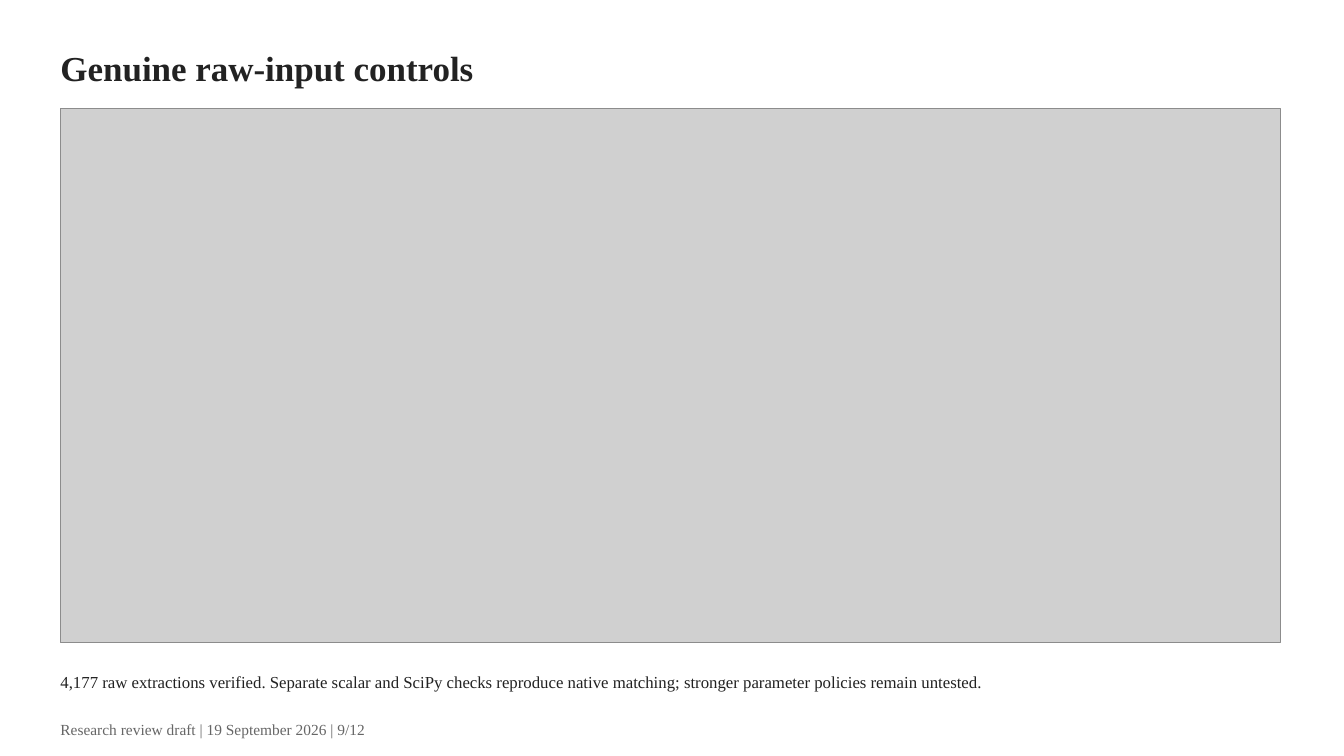
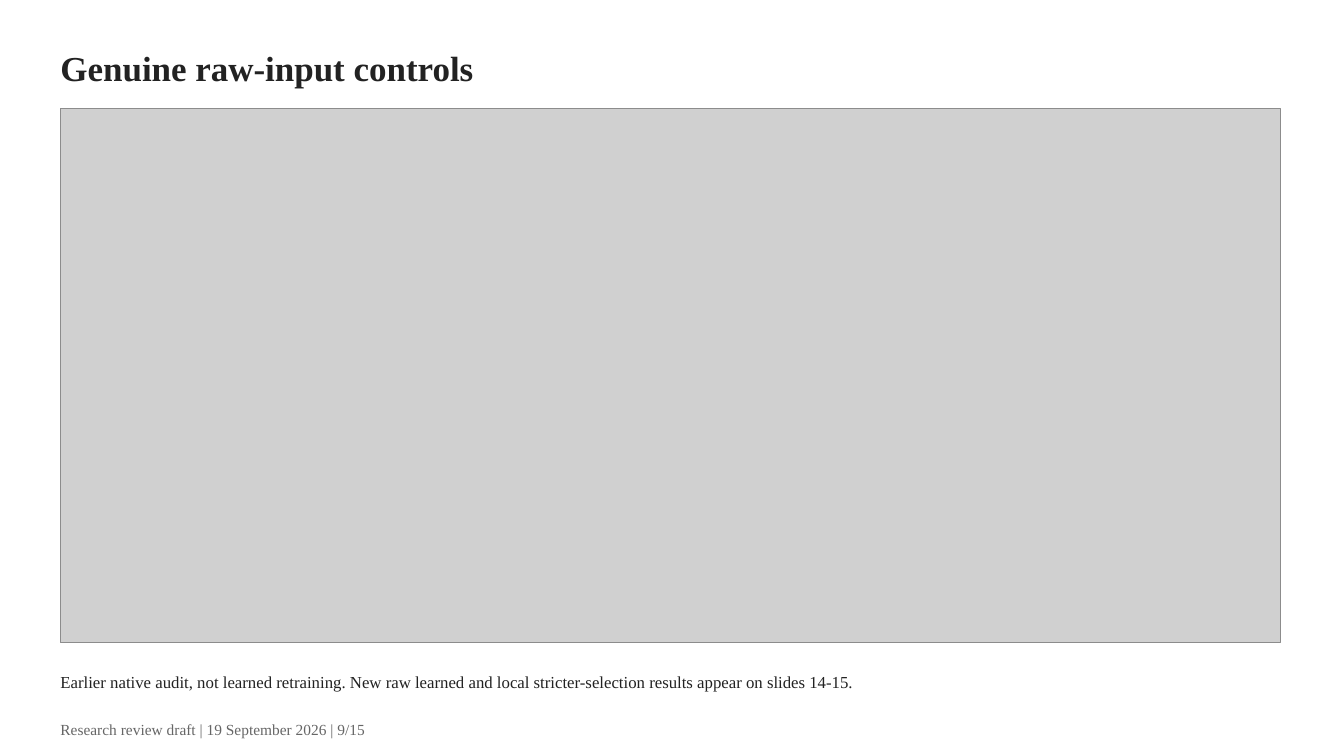
Before and after one commit to gigioneggiando/biometric-template-leakage, a slide deck: slide 9 of reports/slides/research_review.pptx. Drawn at 1344x756 pixels with LibreOffice and Linux fonts; fonts in the diff are those of the drawing; grey boxes stand for pictures. Boxes give left, top, right and bottom in pixels: in the first picture for what was removed or moved away, otherwise in the second. Text is boxed around its words. In the diff, an @@ line names an element or a change of style, - is before the commit and + after.

```diff
--- a/reports/slides/research_review.pptx
+++ b/reports/slides/research_review.pptx
@@ text at bbox=[60, 676, 852, 692]: text changed @@
-4,177 raw extractions verified. Separate scalar and SciPy checks reproduce native matching; stronger parameter policies remain untested.
+Earlier native audit, not learned retraining. New raw learned and local stricter-selection results appear on slides 14-15.
@@ text at bbox=[60, 724, 364, 739]: text changed @@
-Research review draft | 19 September 2026 | 9/12
+Research review draft | 19 September 2026 | 9/15
```
Also in this commit, not shown: 11 other slides changed, 3 slides added, 26 other files.
